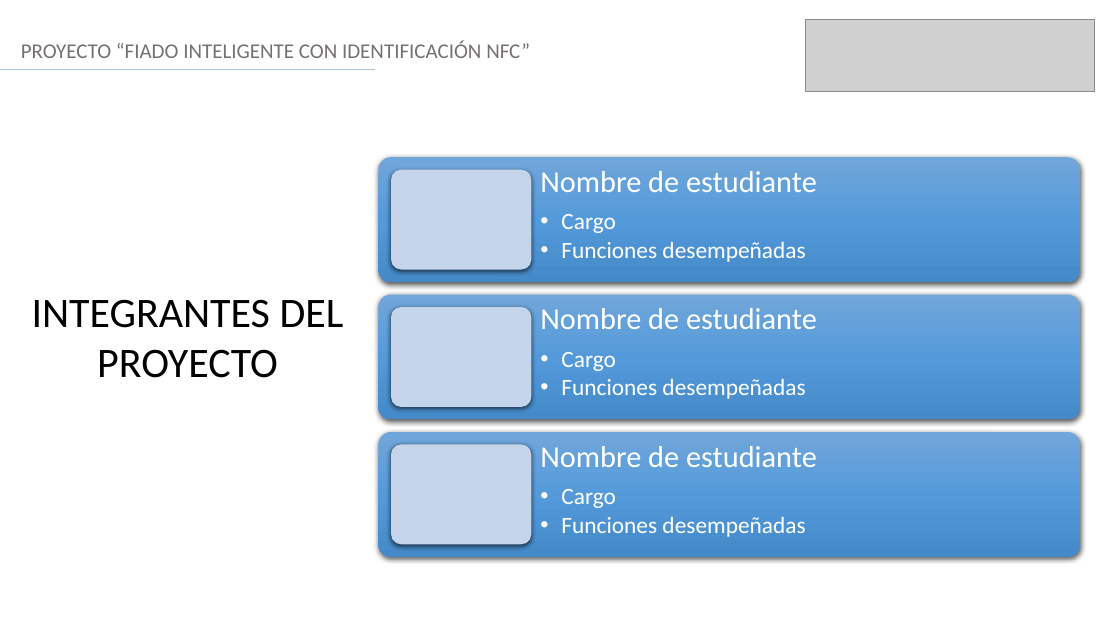
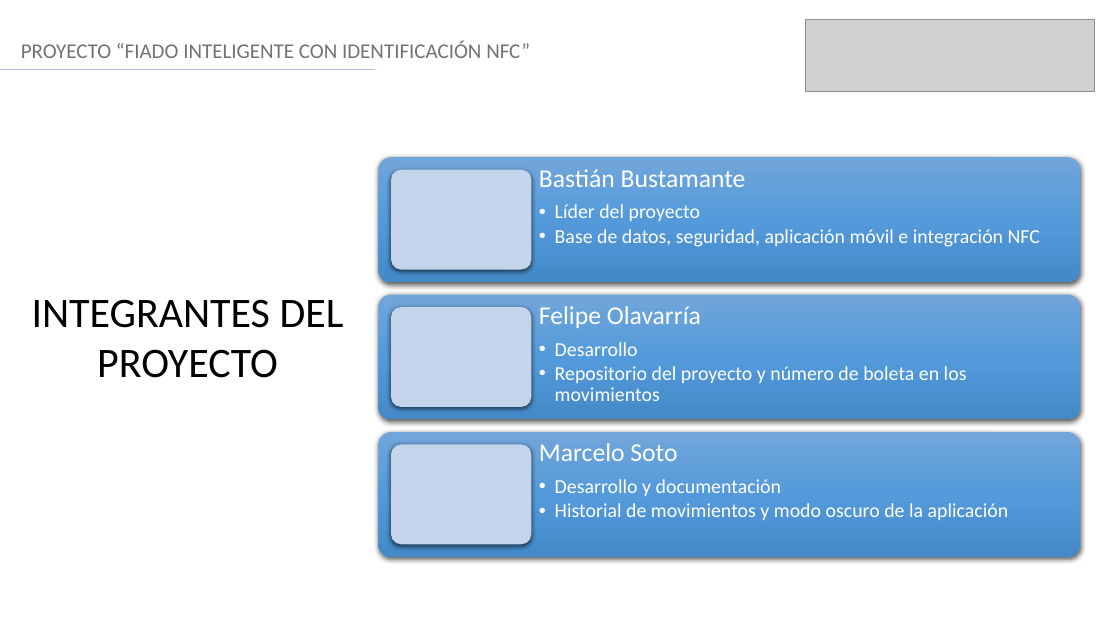
Before and after one commit to kallyfuu/Proyecto_Capstone, a slide deck: slide 2 of Gestion/Presentacion Final - Fiado NFC.pptx. Drawn at 1120x630 pixels with LibreOffice and Linux fonts; fonts in the diff are those of the drawing; grey boxes stand for pictures. Boxes give left, top, right and bottom in pixels: in the first picture for what was removed or moved away, otherwise in the second. Text is boxed around its words. In the diff, an @@ line names an element or a change of style, - is before the commit and + after.

```diff
--- a/Gestion/Presentacion Final - Fiado NFC.pptx
+++ b/Gestion/Presentacion Final - Fiado NFC.pptx
@@ text at (x1=539, y1=169, x2=1040, y2=247): text changed; size 20 to 17 pt @@
-Nombre de estudiante
-  • Cargo
-  • Funciones desempeñadas
+Bastián Bustamante
+  • Líder del proyecto
+  • Base de datos, seguridad, aplicación móvil e integración NFC
@@ text at (x1=539, y1=306, x2=967, y2=401): text changed; size 20 to 17 pt @@
-Nombre de estudiante
-  • Cargo
-  • Funciones desempeñadas
+Felipe Olavarría
+  • Desarrollo
+  • Repositorio del proyecto y número de boleta en los movimientos
@@ text at (x1=539, y1=443, x2=1009, y2=520): text changed; size 20 to 17 pt @@
-Nombre de estudiante
-  • Cargo
-  • Funciones desempeñadas
+Marcelo Soto
+  • Desarrollo y documentación
+  • Historial de movimientos y modo oscuro de la aplicación
```
Also in this commit, not shown: 8 other slides changed.
